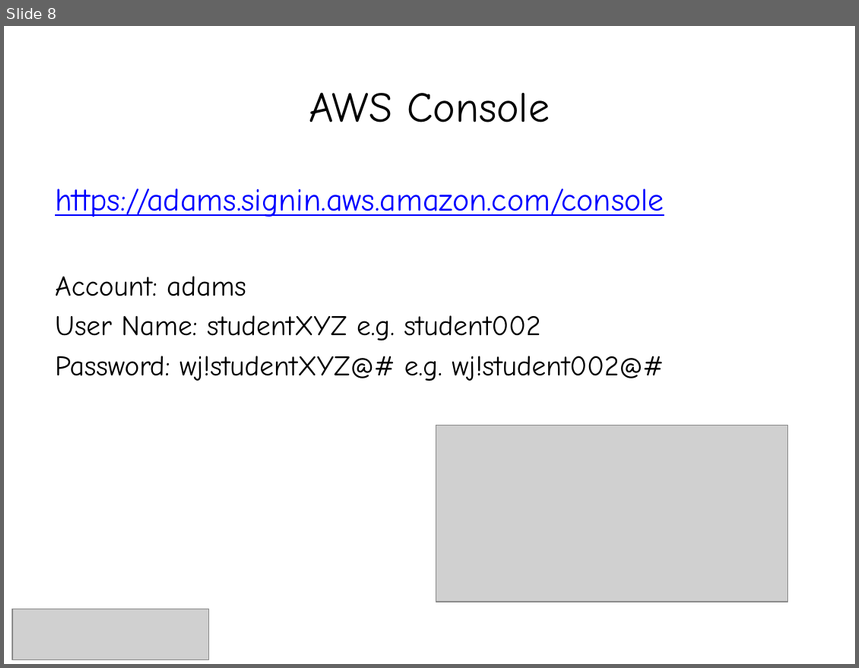
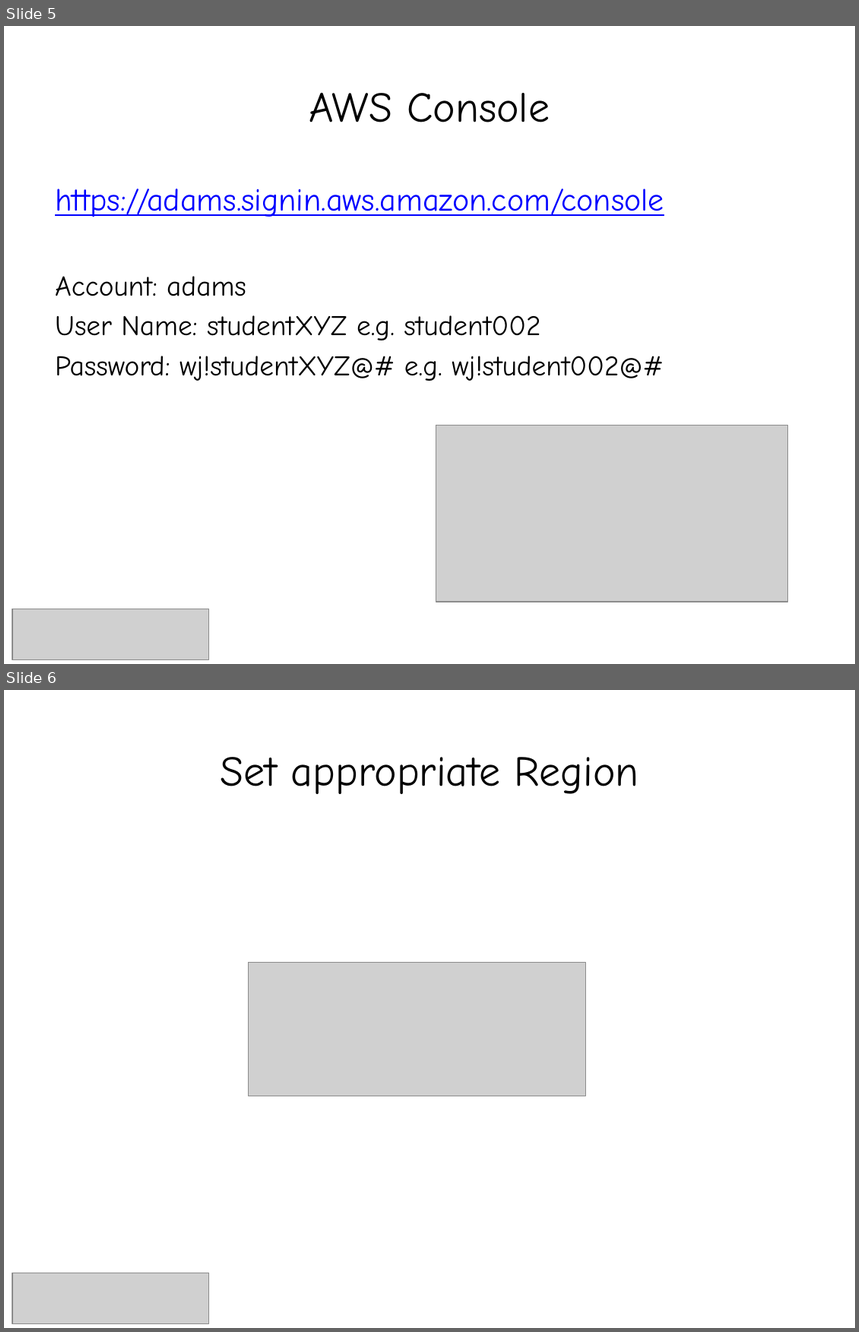
Before and after one commit to smolnik/diagrams, a slide deck: presentations/aws_ha_workshops.pptx. Shown one above the other, each under a label of ours: slide 8 before the commit, slides 5 and 6 after it. The pictures are 859x668 and 859x1332 pixels, drawn with LibreOffice and Linux fonts; fonts in the diff are those of the drawing; grey boxes stand for pictures. Boxes give left, top, right and bottom in pixels: in the first picture for what was removed or moved away, otherwise in the second. Text is boxed around its words. In the diff, an @@ line names an element or a change of style, - is before the commit and + after.

```diff
--- a/presentations/aws_ha_workshops.pptx
+++ b/presentations/aws_ha_workshops.pptx
@@ slide 6 added at [4,690,855,1328], background #FFFFFF @@
@@ title added at [220,757,639,794], 36 pt, text #000000 @@
+Set appropriate Region
@@ picture added at [248,962,585,1096] @@
@@ picture added at [12,1273,209,1324] @@
@@ what was slide 8 is now slide 5 @@
```
Also in this commit, not shown: 6 slides changed, 2 other slides added, 1 other file.
